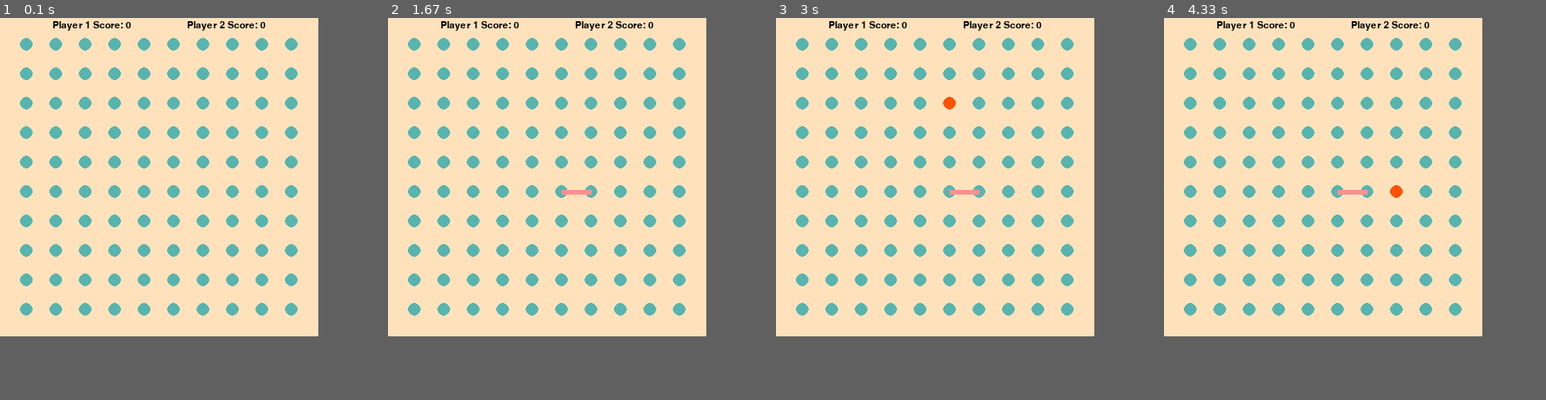
Above: before the commit, frames 1-4 (left to right).
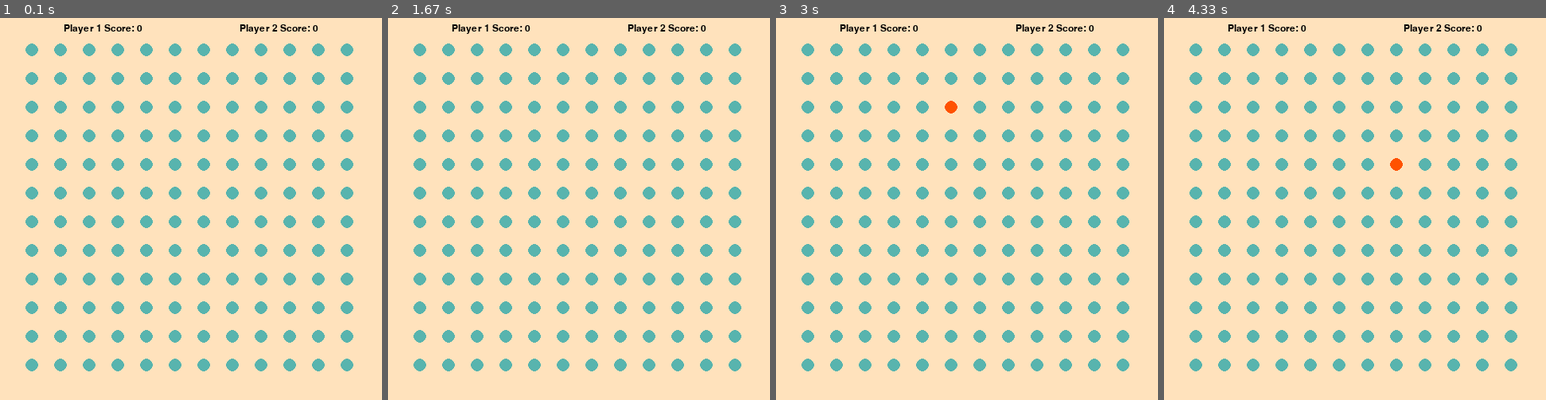
Above: after the commit, the same moments.

Repository: CetialphaV/ChessGame
Game: pygame game, started from dotsAndBoxes copy/dotUIMain.py
Same seed, same stepped clock (60 frames per second), same inputs: the game is played once before the commit and once after it.
Inputs (mouse positions are in pixels of both pictures, inside the frame that each line leads up to):
- Up to frame 1 (0.1 s): no input
- Up to frame 2 (1.67 s): click (548, 178) at 0.43 s; click (594, 201) at 0.78 s; click (559, 216) at 1.15 s; click (441, 254) at 1.52 s
- Up to frame 3 (3 s): click (1016, 60) at 1.88 s; click (1051, 285) at 2.25 s; click (963, 94) at 2.62 s; click (909, 155) at 2.98 s
- Up to frame 4 (4.33 s): move the mouse to (1377, 289) at 3.23 s; click (1377, 289) at 3.35 s; move the mouse to (1370, 216) at 3.6 s; click (1370, 216) at 3.72 s; move the mouse to (1397, 178) at 3.97 s; click (1397, 178) at 4.08 s
In our replay, the window is 400x400 before the commit and 480x480 after it. These sizes can differ from the game's own. Grey fills any space a smaller window leaves; there, only what the larger window draws over its background counts as a difference.

The runs differ from the first frame. In frame 1, 11% of the frame differs, in the area x 5-93%, y 0-93%; in frame 2, 11%; in frame 3, 11%; in frame 4, 11%.

Commit message:
Basic funtionality implimented

Diff:
--- a/dotsAndBoxes copy/dotUIMain.py
+++ b/dotsAndBoxes copy/dotUIMain.py
@@ -8,13 +8,15 @@
     backgroundColor = (255, 226, 188)
     dotColor = (88, 180, 174)
     selectedDotColor = (255, 82, 0)
-    lineColor = (250, 145, 145)
+    lineColorOne = (250, 145, 145)
+    lineColorTwo = (122, 213, 124)
     textColor = (0, 0, 0)
+    playerColors = [(187, 59, 14), (22, 36, 71)]
     RENDEREVENT = pygame.USEREVENT + 1
 
 
     def __init__(self, aiPlaying=False):
-        self.numDots = 10
+        self.numDots = 12
         self.screenMuliplier = 40
         self.size = self.numDots * self.screenMuliplier
         self.environment = env(self.size, self.size, 'DotsAndBoxes')
@@ -25,7 +27,7 @@
         self.spaceBetweenDots = int((self.size - (self.screenBuffer * 2)) / (self.numDots - 1))
         self.done = False
         self.positionSelected = None
-        self.playerTurn = 0
+        self.playerTurn = 1
         self.board = board_maker(self.numDots, self.numDots)
         self.dotSelected = None
         self.aiPlaying = aiPlaying
@@ -59,9 +61,14 @@
 
 
     def drawLines(self):
+        squareNotDivisibleBy210 = True
         for xLoc, row in enumerate(self.board):
             for yLoc, value in enumerate(row):
-                self.drawLine((xLoc, yLoc), value)
+                self.drawLine((yLoc, xLoc), value)
+                if value % 210 != 0:
+                    squareNotDivisibleBy210 = False
+
+        self.done = squareNotDivisibleBy210
 
     def message_display(self, text, pos, fontSize, bottomLeftAlignment=True):
         largeText = pygame.font.Font('freesansbold.ttf', fontSize)
@@ -74,8 +81,9 @@
         self.environment.display.blit(textSurface, textRect)
 
     def displayScore(self):
+
         self.message_display(f"Player 1 Score: {self.player1Score}", (int((self.screenBuffer * 2)), int(self.screenBuffer/2)), self.fontSize)
-        self.message_display(f"Player 2 Score: {self.player1Score}", (int(self.size - self.screenBuffer * 2), int(self.screenBuffer / 2)), self.fontSize, False)
+        self.message_display(f"Player 2 Score: {self.player2Score}", (int(self.size - self.screenBuffer * 2), int(self.screenBuffer / 2)), self.fontSize, False)
 
 
     def getDotsForLocation(self, location):
@@ -90,15 +98,41 @@
 
     def drawLine(self, location, numToFactorize):
         dotLocations = self.getDotsForLocation(location)
-        factorizedNums = [numToFactorize]
-        if 2 in factorizedNums:
-            pygame.draw.line(self.environment.display, self.lineColor, dotLocations["topLeft"], dotLocations["topRight"], self.lineWidth)
-        if 3 in factorizedNums:
-            pygame.draw.line(self.environment.display, self.lineColor, dotLocations["topRight"], dotLocations["bottomRight"], self.lineWidth)
-        if 5 in factorizedNums:
-            pygame.draw.line(self.environment.display, self.lineColor, dotLocations["bottomLeft"], dotLocations["bottomRight"], self.lineWidth)
-        if 7 in factorizedNums:
-            pygame.draw.line(self.environment.display, self.lineColor, dotLocations["topLeft"], dotLocations["bottomLeft"], self.lineWidth)
+        if numToFactorize % 2 == 0:
+            if (numToFactorize/2) % 2 == 0:
+                lineColor = self.lineColorOne
+            else:
+                lineColor = self.lineColorTwo
+            pygame.draw.line(self.environment.display, lineColor, dotLocations["topLeft"], dotLocations["topRight"], self.lineWidth)
+        if numToFactorize % 3 == 0:
+            if (numToFactorize/3) % 3 == 0:
+                lineColor = self.lineColorOne
+            else:
+                lineColor = self.lineColorTwo
+            pygame.draw.line(self.environment.display, lineColor, dotLocations["topRight"], dotLocations["bottomRight"], self.lineWidth)
+        if numToFactorize % 5 == 0:
+            if (numToFactorize/5) % 5 == 0:
+                lineColor = self.lineColorOne
+            else:
+                lineColor = self.lineColorTwo
+            pygame.draw.line(self.environment.display, lineColor, dotLocations["bottomLeft"], dotLocations["bottomRight"], self.lineWidth)
+        if numToFactorize % 7 == 0:
+            if (numToFactorize/7) % 7 == 0:
+                lineColor = self.lineColorOne
+            else:
+                lineColor = self.lineColorTwo
+            pygame.draw.line(self.environment.display, lineColor, dotLocations["topLeft"], dotLocations["bottomLeft"], self.lineWidth)
+
+
+        if self.board[location] % 11 == 0:
+            pygame.draw.rect(self.environment.display, self.playerColors[1], ((int(dotLocations['topLeft'][1] + self.dotSize/2),
+                                                                               int(dotLocations['topLeft'][0] + self.dotSize/2)),
+                                                                              (self.spaceBetweenDots  * 0.9, self.spaceBetweenDots * 0.9)))
+        if self.board[location] % 13 == 0:
+            pygame.draw.rect(self.environment.display, self.playerColors[0],
+                             ((int(dotLocations['topLeft'][1] + self.dotSize / 2),
+                               int(dotLocations['topLeft'][0] + self.dotSize / 2)),
+                              (self.spaceBetweenDots * 0.9, self.spaceBetweenDots * 0.9)))
 
     def userClickedLocation(self, location):
         xDotLoc = (location[0] - self.screenBuffer) / self.spaceBetweenDots
@@ -121,18 +155,39 @@
                 self.dotSelected = None
 
 
+    def convertNumToLetter(self, num):
+        if num == 2:
+            return"u"
+        elif num == 3:
+            return "r"
+        elif num == 5:
+            return "d"
+        elif num  == 7:
+            return "l"
+
     def playerMadeMove(self, location, moveType):
+        oldScores = [self.player1Score, self.player2Score]
         if location[1] >= (self.numDots - 1):
-            self.board[(location[0], location[1]-1)] = 5
+            board_edit(self.board, (self.convertNumToLetter(5)), self.playerTurn, location[1], location[0]+1)
         elif location[0] >= (self.numDots - 1):
-            self.board[(location[0]-1, location[1])] = 3
+            board_edit(self.board, (self.convertNumToLetter(3)), self.playerTurn, location[1]+1, location[0])
         else:
-            self.board[location] = moveType
-
-        if self.playerTurn == 0:
-            self.playerTurn = 1
-        else:
-            self.playerTurn = 0
+
+            board_edit(self.board, (self.convertNumToLetter(moveType)), self.playerTurn, location[1]+1, location[0]+1)
+
+        pointValues = points(self.board)
+        self.player1Score = pointValues[0]
+        self.player2Score = pointValues[1]
+
+        newScores = [self.player1Score, self.player2Score]
+
+        if oldScores[0] == newScores[0] and oldScores[1] == newScores[1]:
+            if self.playerTurn == 1:
+                self.playerTurn = 2
+            else:
+                self.playerTurn = 1
+
+
 
     def checkForValidMove(self, dot1, dot2):
         moveDirection = None
@@ -160,7 +215,7 @@
         self.environment.runEnviroment()
         self.environment.backgroundColor = self.backgroundColor
         pygame.time.set_timer(self.RENDEREVENT, 200)
-
+        #self.environment.playBackgroundMusic("backgroundMusic", 10)
         self.updateGameScreen()
 
         while not self.done:
--- a/dotsAndBoxes copy/dots_boxes_logic.py
+++ b/dotsAndBoxes copy/dots_boxes_logic.py
@@ -41,9 +41,9 @@
         try:
             if (row_box - X >= 0) and (col_box - Y >= 0):
                 if a == 4:
-                    board[row_box - X][col_box - Y] *= posit_list[posit_dict[position]]
+                    board[row_box - X][col_box - Y] *= posit_list[posit_dict[position]] ** player
                 elif a == extra_list[posit_dict[position]]:
-                    board[row_box - X][col_box - Y] *= posit_list[(posit_dict[position]+2) % 4]
+                    board[row_box - X][col_box - Y] *= posit_list[(posit_dict[position]+2) % 4] ** player
                 if board[row_box - X][col_box - Y] % 210 == 0:
                     board[row_box - X][col_box - Y] *= (2*player + 9)
         except:
--- /dev/null
+++ b/dotsAndBoxes copy/test.py
@@ -0,0 +1,5 @@
+from dotUIMain import *
+
+board  = board_maker(8, 8)
+board_edit(board, "u", 1, 1, 1)
+print(board)
Not shown, added: dotsAndBoxes copy/.DS_Store
Not shown, added: dotsAndBoxes copy/backgroundMusic.mp3
